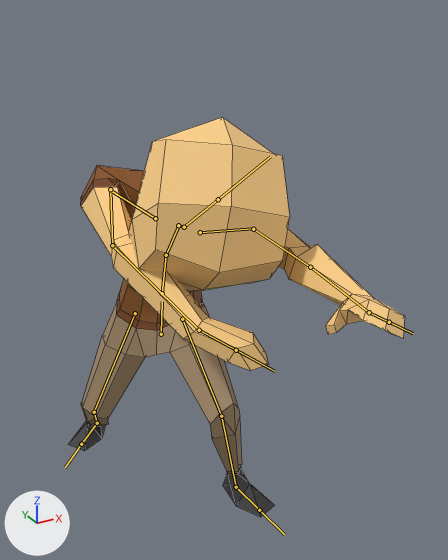
The FBX model Assets/Animations/Enemy/Enemy_Walk.fbx as it was, and as the next commit left it.
Camera for both pictures: a 50 mm lens placed at (-0.63, -2.22, 1.75), pointed at (0.22, -0.68, 0.98). Arrows for +X, +Y and +Z are at lower left; the lights stay in place. Both versions are drawn at frame 15 of the action 'mixamo.com'; the numbers are the values there. The bones that bend it are drawn over the model as lines. Mesh edges are drawn as thin lines.

Names of what the first picture shows: 'Character'.
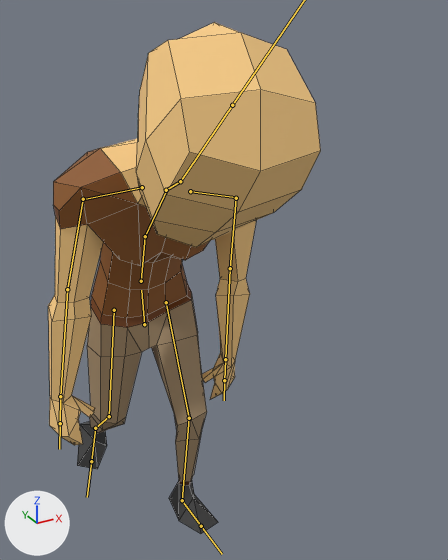
Edits to the scene script, one JSON object a line:
```json
{"block": "bone_rig_object", "where": "bone_rig_object = bpy.data.objects['PlayerRig']  # the whole rig 'PlayerRig'"}
{"op": "set", "path": "bone_rig_object.location", "old": "(0.181, -0.24, 0.599)", "new": "(0.063, -0.379, 0.733)"}
{"op": "set", "path": "bone_rig_object.rotation_euler", "old": "(0.0175, 0.0524, -0.541)", "new": "(0.0873, -0.0349, -0.122)", "note": "degrees (1, 3, -31) -> degrees (5, -2, -7)"}
{"block": "bone_spine", "where": "bone_spine = bpy.data.objects['PlayerRig'].pose.bones['spine']  # child of 'hips'"}
{"op": "set", "path": "bone_spine.rotation_quaternion", "old": "(0.99, 0.131, 0.009, -0.045)", "new": "(0.994, 0.105, 0.007, -0.029)", "note": "degrees (15, 2, -5) -> degrees (12, 1, -3)"}
{"block": "bone_chest", "where": "bone_chest = bpy.data.objects['PlayerRig'].pose.bones['chest']  # child of 'spine'"}
{"op": "set", "path": "bone_chest.rotation_quaternion", "old": "(0.963, 0.259, 0.022, -0.073)", "new": "(0.977, 0.209, 0.014, -0.04)", "note": "degrees (30, 5, -7) -> degrees (24, 3, -4)"}
{"block": "bone_neck", "where": "bone_neck = bpy.data.objects['PlayerRig'].pose.bones['neck']  # child of 'chest'"}
{"op": "set", "path": "bone_neck.rotation_quaternion", "old": "(0.998, 0.05, 0.026, -0.027)", "new": "(1.0, 0.03, -0.001, 0.0)", "note": "degrees (6, 3, -3) -> degrees (3, 0, 0)"}
{"block": "bone_head", "where": "bone_head = bpy.data.objects['PlayerRig'].pose.bones['head']  # child of 'neck'"}
{"op": "set", "path": "bone_head.rotation_quaternion", "old": "(0.998, 0.05, 0.033, -0.018)", "new": "(1.0, 0.03, -0.001, -0.001)", "note": "degrees (6, 4, -2) -> degrees (3, 0, 0)"}
{"block": "bone_shoulder_l", "where": "bone_shoulder_l = bpy.data.objects['PlayerRig'].pose.bones['shoulder.L']  # child of 'chest'"}
{"op": "set", "path": "bone_shoulder_l.rotation_quaternion", "old": "(0.975, 0.219, -0.033, -0.027)", "new": "(0.989, -0.115, 0.026, -0.084)", "note": "degrees (25, -3, -4) -> degrees (-13, 2, -10)"}
{"block": "bone_upper_arm_l", "where": "bone_upper_arm_l = bpy.data.objects['PlayerRig'].pose.bones['upper_arm.L']  # child of 'shoulder.L'"}
{"op": "set", "path": "bone_upper_arm_l.rotation_quaternion", "old": "(0.68, 0.485, -0.55, 0.02)", "new": "(0.844, 0.3, 0.027, -0.444)", "note": "degrees (97, -50, -52) -> degrees (30, 18, -51)"}
{"block": "bone_hand_l", "where": "bone_hand_l = bpy.data.objects['PlayerRig'].pose.bones['hand.L']  # child of 'forearm.L'"}
{"op": "set", "path": "bone_hand_l.rotation_quaternion", "old": "(0.986, -0.117, -0.054, 0.109)", "new": "(0.97, -0.065, 0.232, -0.036)", "note": "degrees (-14, -5, 13) -> degrees (-9, 26, -6)"}
{"block": "bone_shoulder_r", "where": "bone_shoulder_r = bpy.data.objects['PlayerRig'].pose.bones['shoulder.R']  # child of 'chest'"}
{"op": "set", "path": "bone_shoulder_r.rotation_quaternion", "old": "(0.984, 0.155, 0.01, -0.091)", "new": "(0.994, -0.091, -0.014, 0.058)", "note": "degrees (18, 3, -10) -> degrees (-11, -1, 7)"}
{"block": "bone_upper_arm_r", "where": "bone_upper_arm_r = bpy.data.objects['PlayerRig'].pose.bones['upper_arm.R']  # child of 'shoulder.R'"}
{"op": "set", "path": "bone_upper_arm_r.rotation_quaternion", "old": "(0.526, 0.776, 0.315, -0.146)", "new": "(0.797, 0.303, 0.09, 0.514)", "note": "degrees (119, 34, 24) -> degrees (36, -10, 63)"}
{"block": "bone_forearm_r", "where": "bone_forearm_r = bpy.data.objects['PlayerRig'].pose.bones['forearm.R']  # child of 'upper_arm.R'"}
{"op": "set", "path": "bone_forearm_r.rotation_quaternion", "old": "(0.988, 0.137, 0.015, 0.065)", "new": "(0.998, -0.039, 0.005, 0.054)", "note": "degrees (16, 1, 8) -> degrees (-4, 1, 6)"}
{"block": "bone_hand_r", "where": "bone_hand_r = bpy.data.objects['PlayerRig'].pose.bones['hand.R']  # child of 'forearm.R'"}
{"op": "set", "path": "bone_hand_r.rotation_quaternion", "old": "(0.96, -0.073, -0.002, -0.27)", "new": "(0.99, -0.047, -0.075, -0.107)", "note": "degrees (-8, -2, -31) -> degrees (-4, -9, -12)"}
{"block": "bone_thigh_l", "where": "bone_thigh_l = bpy.data.objects['PlayerRig'].pose.bones['thigh.L']  # child of 'hips'"}
{"op": "set", "path": "bone_thigh_l.rotation_quaternion", "old": "(0.886, -0.417, -0.129, -0.156)", "new": "(0.962, -0.262, -0.063, 0.051)", "note": "degrees (-48, -21, -10) -> degrees (-31, -5, 8)"}
{"block": "bone_shin_l", "where": "bone_shin_l = bpy.data.objects['PlayerRig'].pose.bones['shin.L']  # child of 'thigh.L'"}
{"op": "set", "path": "bone_shin_l.rotation_quaternion", "old": "(0.884, 0.459, -0.07, -0.05)", "new": "(0.967, 0.239, -0.082, -0.012)", "note": "degrees (55, -5, -9) -> degrees (28, -9, -4)"}
{"block": "bone_foot_l", "where": "bone_foot_l = bpy.data.objects['PlayerRig'].pose.bones['foot.L']  # child of 'shin.L'"}
{"op": "set", "path": "bone_foot_l.rotation_quaternion", "old": "(0.992, -0.01, -0.083, -0.096)", "new": "(0.999, -0.017, 0.047, -0.003)", "note": "degrees (0, -10, -11) -> degrees (-2, 5, 0)"}
{"block": "bone_thigh_r", "where": "bone_thigh_r = bpy.data.objects['PlayerRig'].pose.bones['thigh.R']  # child of 'hips'"}
{"op": "set", "path": "bone_thigh_r.rotation_quaternion", "old": "(0.981, -0.126, 0.071, 0.13)", "new": "(0.997, -0.019, 0.063, 0.041)", "note": "degrees (-13, 10, 14) -> degrees (-2, 7, 5)"}
{"block": "bone_shin_r", "where": "bone_shin_r = bpy.data.objects['PlayerRig'].pose.bones['shin.R']  # child of 'thigh.R'"}
{"op": "set", "path": "bone_shin_r.rotation_quaternion", "old": "(0.896, 0.442, -0.024, 0.034)", "new": "(0.937, 0.344, 0.051, 0.043)", "note": "degrees (52, -4, 2) -> degrees (40, 4, 7)"}
{"block": "bone_foot_r", "where": "bone_foot_r = bpy.data.objects['PlayerRig'].pose.bones['foot.R']  # child of 'shin.R'"}
{"op": "set", "path": "bone_foot_r.rotation_quaternion", "old": "(0.943, -0.302, 0.139, -0.009)", "new": "(0.999, -0.037, -0.031, 0.015)", "note": "degrees (-36, 15, -6) -> degrees (-4, -3, 2)"}
```

Boxes [x1, y1, x2, y2] around the edits, measured in the pictures (448 x 560 px):
```json
{"object": "Character", "change": "posed", "before": [68, 117, 405, 517], "after": [48, 22, 321, 534], "on screen": "19% narrower, 28% taller"}
{"bone": "spine", "before": "(162, 293) to (166, 255)", "after": "(141, 281) to (145, 236)"}
{"bone": "chest", "before": "(166, 255) to (179, 225)", "after": "(145, 236) to (167, 188)"}
{"bone": "neck", "before": "(178, 225) to (184, 227)", "after": "(166, 190) to (180, 181)"}
{"bone": "head", "before": "(184, 227) to (218, 199)", "after": "(180, 181) to (232, 105)"}
{"bone": "shoulder.L", "before": "(200, 232) to (253, 228)", "after": "(190, 191) to (236, 197)"}
{"bone": "upper_arm.L", "before": "(253, 229) to (310, 267)", "after": "(236, 198) to (230, 268)"}
{"bone": "hand.L", "before": "(369, 312) to (389, 322)", "after": "(225, 359) to (224, 380)"}
{"bone": "shoulder.R", "before": "(155, 218) to (110, 190)", "after": "(142, 187) to (83, 199)"}
{"bone": "upper_arm.R", "before": "(110, 189) to (112, 245)", "after": "(83, 199) to (67, 289)"}
{"bone": "forearm.R", "before": "(112, 245) to (199, 330)", "after": "(67, 289) to (60, 396)"}
{"bone": "hand.R", "before": "(199, 330) to (236, 350)", "after": "(60, 396) to (60, 423)"}
{"bone": "thigh.L", "before": "(182, 319) to (221, 416)", "after": "(166, 302) to (189, 418)"}
{"bone": "shin.L", "before": "(221, 416) to (236, 487)", "after": "(189, 418) to (182, 500)"}
{"bone": "foot.L", "before": "(236, 487) to (259, 510)", "after": "(182, 500) to (201, 526)"}
{"bone": "thigh.R", "before": "(135, 313) to (94, 412)", "after": "(114, 310) to (109, 416)"}
{"bone": "shin.R", "before": "(94, 412) to (97, 423)", "after": "(109, 416) to (95, 428)"}
{"bone": "foot.R", "before": "(97, 423) to (81, 444)", "after": "(95, 428) to (91, 461)"}
```
